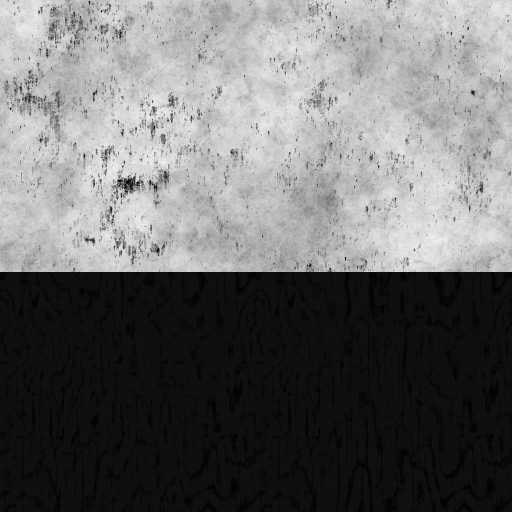
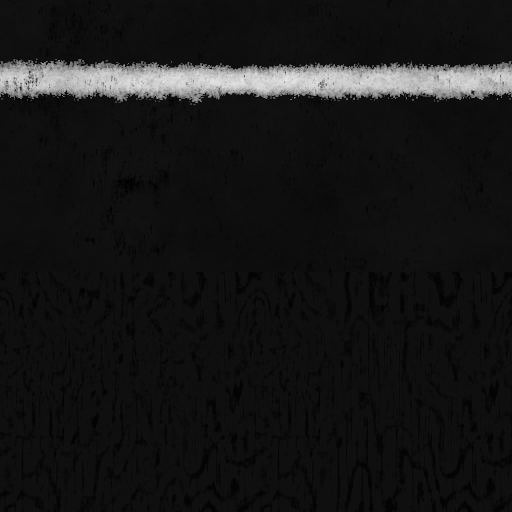
Layers edited between the first and the second 512 x 512 image:
added layer "plate" (darken, 93%) above "metal" over bbox(0, 0, 512, 272)
painted on "metal" over bbox(0, 0, 512, 272)
